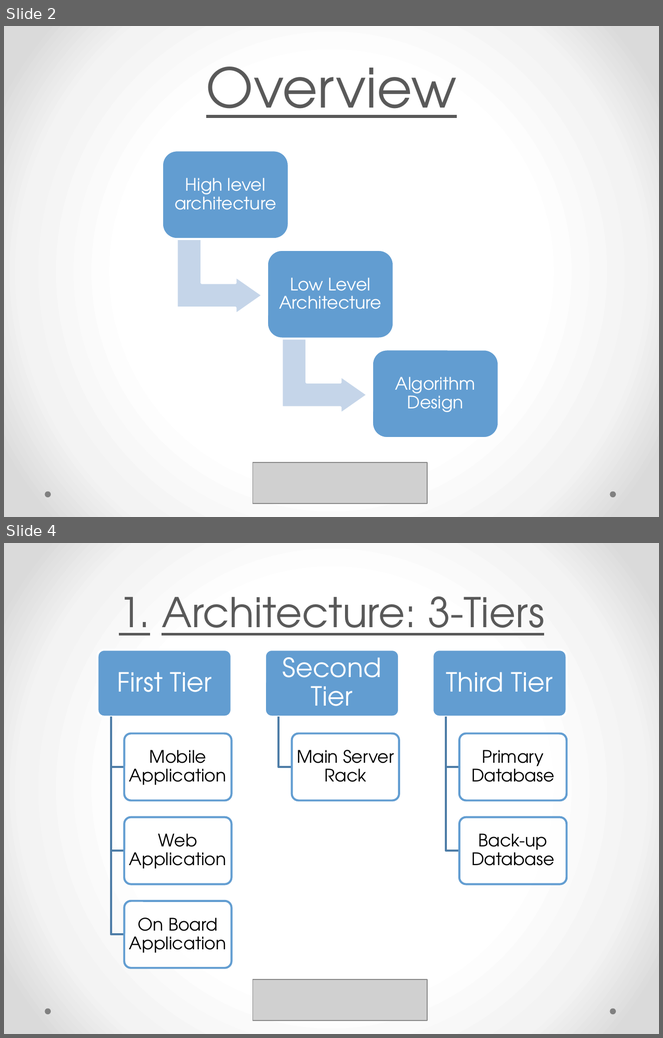
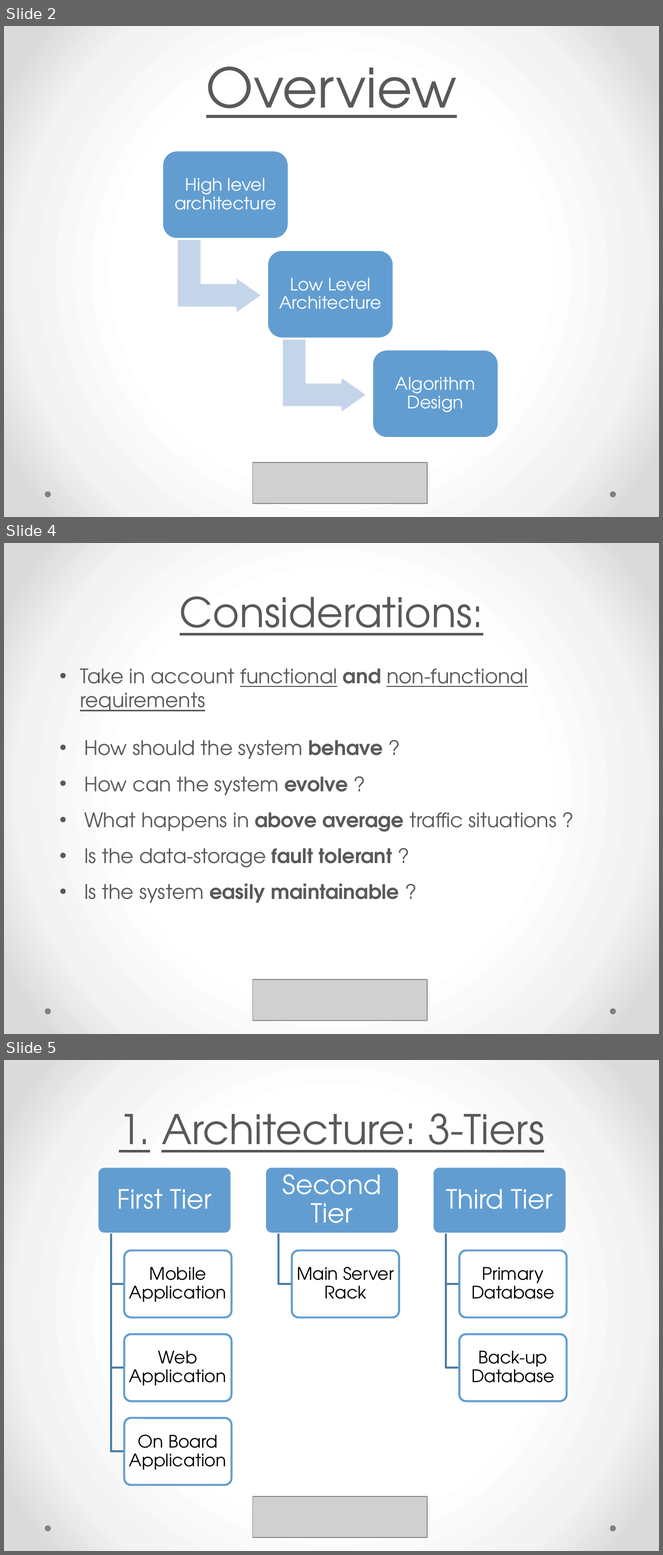
Before and after one commit to yangi92/SE2_PowerEnJoy, a slide deck: PP/PresentationDD.pptx. Shown one above the other, each under a label of ours: slides 2 and 4 before the commit, slides 2, 4 and 5 after it; the slides between them are not shown. The pictures are 663x1038 and 663x1555 pixels, drawn with LibreOffice and Linux fonts; fonts in the diff are those of the drawing; grey boxes stand for pictures. Boxes give left, top, right and bottom in pixels: in the first picture for what was removed or moved away, otherwise in the second. Text is boxed around its words. In the diff, an @@ line names an element or a change of style, - is before the commit and + after.

```diff
--- a/PP/PresentationDD.pptx
+++ b/PP/PresentationDD.pptx
@@ slide 4 added at (x1=4, y1=543, x2=659, y2=1034), background gradient #FFFFFF to #F4F4F4 to #DADADA; not listed: 2 template elements that a slide beside it also shows @@
@@ title added at (x1=180, y1=597, x2=484, y2=636), 45 pt, text #595959, underline @@
+Considerations:
@@ text added at (x1=80, y1=668, x2=557, y2=903), 22 pt, text #595959 @@
+• Take in account functional and non-functional requirements
+• How should the system behave ?
+• How can the system evolve ?
+• What happens in above average traffic situations ?
+• Is the data-storage fault tolerant ?
+• Is the system easily maintainable ?
@@ picture added at (x1=253, y1=980, x2=427, y2=1021) @@
@@ what was slide 4 is now slide 5 @@
```
Also in this commit, not shown: 7 slides changed, 3 other slides added.
